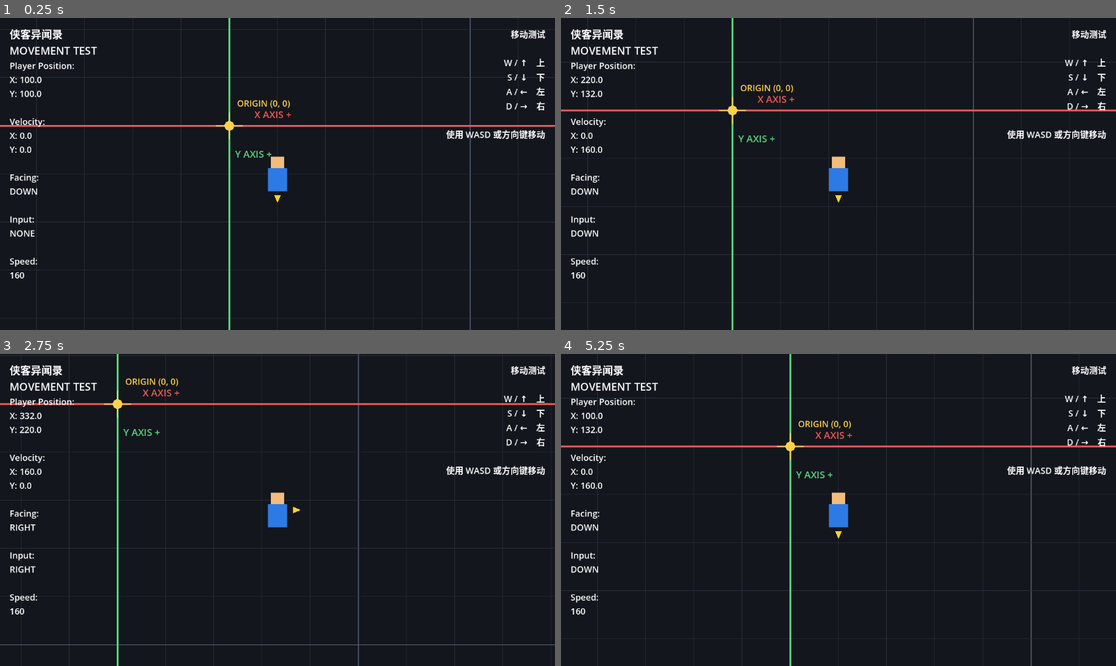
Above: before the commit, frames 1-4 (two rows, left to right).
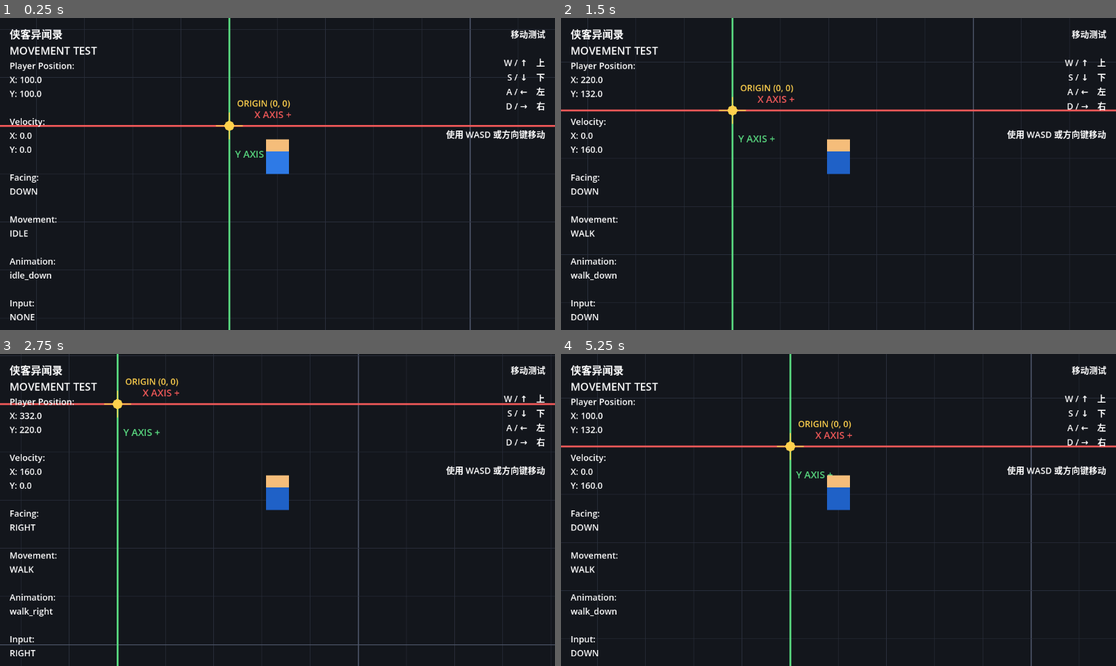
Above: after the commit, the same moments.

Repository: df1360awp/wordworld
Game: Godot game, scene res://scenes/main.tscn
The game is run twice, just before and just after one commit, with the same random seed, the same clock (stepped at 60 frames per second) and the same inputs.
Inputs:
- Up to frame 1 (0.25 s): no input
- Up to frame 2 (1.5 s): tap Enter at 0.5 s; hold D (move_right) 0.53-1.28 s; hold S (move_down) from 1.28 s (still down)
- Up to frame 3 (2.75 s): release S (move_down) at 2.03 s; hold D (move_right) from 2.03 s (still down)
- Up to frame 4 (5.25 s): release D (move_right) at 2.78 s; hold W (move_up) 2.78-3.53 s; hold A (move_left) 3.53-5.03 s; hold S (move_down) from 5.03 s (still down)

The runs differ from the first frame. In frame 1, 1.1% of the frame differs, in the area x 1-53%, y 38-97%; in frame 2, 1.2%; in frame 3, 1.2%; in frame 4, 1.2%.

Commit message:
Add four-direction player animation framework

Diff:
--- a/scenes/player/player.tscn
+++ b/scenes/player/player.tscn
@@ -1,30 +1,125 @@
-[gd_scene load_steps=3 format=3]
+[gd_scene load_steps=7 format=3]
 
 [ext_resource type="Script" path="res://scripts/player/player.gd" id="1_player"]
 
+[sub_resource type="Gradient" id="Gradient_idle"]
+offsets = PackedFloat32Array(0, 0.34, 0.35, 1)
+colors = PackedColorArray(0.96, 0.74, 0.48, 1, 0.96, 0.74, 0.48, 1, 0.18, 0.48, 0.9, 1, 0.18, 0.48, 0.9, 1)
+
+[sub_resource type="GradientTexture2D" id="GradientTexture2D_idle"]
+gradient = SubResource("Gradient_idle")
+width = 48
+height = 72
+fill_from = Vector2(0.5, 0)
+fill_to = Vector2(0.5, 1)
+
+[sub_resource type="Gradient" id="Gradient_walk_alt"]
+offsets = PackedFloat32Array(0, 0.34, 0.35, 1)
+colors = PackedColorArray(0.96, 0.74, 0.48, 1, 0.96, 0.74, 0.48, 1, 0.12, 0.38, 0.78, 1, 0.12, 0.38, 0.78, 1)
+
+[sub_resource type="GradientTexture2D" id="GradientTexture2D_walk_alt"]
+gradient = SubResource("Gradient_walk_alt")
+width = 48
+height = 72
+fill_from = Vector2(0.5, 0)
+fill_to = Vector2(0.5, 1)
+
+[sub_resource type="SpriteFrames" id="SpriteFrames_player"]
+resource_name = "PlayerSpriteFrames"
+resource_local_to_scene = true
+animations = [{
+"frames": [{
+"duration": 1.0,
+"texture": SubResource("GradientTexture2D_idle")
+}],
+"loop": true,
+"name": &"idle_down",
+"speed": 1.0
+}, {
+"frames": [{
+"duration": 1.0,
+"texture": SubResource("GradientTexture2D_idle")
+}],
+"loop": true,
+"name": &"idle_up",
+"speed": 1.0
+}, {
+"frames": [{
+"duration": 1.0,
+"texture": SubResource("GradientTexture2D_idle")
+}],
+"loop": true,
+"name": &"idle_left",
+"speed": 1.0
+}, {
+"frames": [{
+"duration": 1.0,
+"texture": SubResource("GradientTexture2D_idle")
+}],
+"loop": true,
+"name": &"idle_right",
+"speed": 1.0
+}, {
+"frames": [{
+"duration": 1.0,
+"texture": SubResource("GradientTexture2D_idle")
+}, {
+"duration": 1.0,
+"texture": SubResource("GradientTexture2D_walk_alt")
+}],
+"loop": true,
+"name": &"walk_down",
+"speed": 8.0
+}, {
+"frames": [{
+"duration": 1.0,
+"texture": SubResource("GradientTexture2D_idle")
+}, {
+"duration": 1.0,
+"texture": SubResource("GradientTexture2D_walk_alt")
+}],
+"loop": true,
+"name": &"walk_up",
+"speed": 8.0
+}, {
+"frames": [{
+"duration": 1.0,
+"texture": SubResource("GradientTexture2D_idle")
+}, {
+"duration": 1.0,
+"texture": SubResource("GradientTexture2D_walk_alt")
+}],
+"loop": true,
+"name": &"walk_left",
+"speed": 8.0
+}, {
+"frames": [{
+"duration": 1.0,
+"texture": SubResource("GradientTexture2D_idle")
+}, {
+"duration": 1.0,
+"texture": SubResource("GradientTexture2D_walk_alt")
+}],
+"loop": true,
+"name": &"walk_right",
+"speed": 8.0
+}]
+
 [sub_resource type="CapsuleShape2D" id="CapsuleShape2D_player"]
-radius = 20.0
-height = 72.0
+radius = 12.0
+height = 32.0
 
 [node name="Player" type="CharacterBody2D"]
 script = ExtResource("1_player")
 
+[node name="AnimatedSprite2D" type="AnimatedSprite2D" parent="."]
+position = Vector2(0, -36)
+sprite_frames = SubResource("SpriteFrames_player")
+animation = &"idle_down"
+
 [node name="CollisionShape2D" type="CollisionShape2D" parent="."]
+position = Vector2(0, -16)
 shape = SubResource("CapsuleShape2D_player")
-
-[node name="Body" type="Polygon2D" parent="."]
-polygon = PackedVector2Array(-20, -12, 20, -12, 20, 36, -20, 36)
-color = Color(0.18, 0.48, 0.9, 1)
-
-[node name="Head" type="Polygon2D" parent="."]
-polygon = PackedVector2Array(-14, -36, 14, -36, 14, -12, -14, -12)
-color = Color(0.96, 0.74, 0.48, 1)
-
-[node name="FacingIndicator" type="Polygon2D" parent="."]
-position = Vector2(0, 50)
-rotation = 3.14159
-polygon = PackedVector2Array(0, -10, -7, 6, 7, 6)
-color = Color(1, 0.82, 0.16, 1)
 
 [node name="Camera2D" type="Camera2D" parent="."]
 enabled = true
--- a/scripts/player/player.gd
+++ b/scripts/player/player.gd
@@ -1,55 +1,106 @@
 extends CharacterBody2D
 
 @export var move_speed: float = 160.0
+@export var walk_animation_fps: float = 8.0
 
 var last_move_direction: Vector2 = Vector2.DOWN
+var is_moving: bool = false
 
-@onready var facing_indicator: Polygon2D = $FacingIndicator
+@onready var animated_sprite: AnimatedSprite2D = $AnimatedSprite2D
+
 
 func _ready() -> void:
-	_update_facing_indicator()
+	_configure_animation_speeds()
+	_update_animation()
+
 
 func _physics_process(_delta: float) -> void:
-	var input_direction := Input.get_vector(
+	var input_direction := _get_input()
+	_update_facing(input_direction)
+	_update_movement(input_direction)
+	_update_animation()
+
+
+func _get_input() -> Vector2:
+	return Input.get_vector(
 		"move_left",
 		"move_right",
 		"move_up",
 		"move_down"
 	)
 
+
+func _update_facing(input_direction: Vector2) -> void:
+	if input_direction.is_zero_approx():
+		return
+
+	var abs_x := absf(input_direction.x)
+	var abs_y := absf(input_direction.y)
+
+	if abs_x > abs_y:
+		last_move_direction = Vector2.RIGHT if input_direction.x > 0.0 else Vector2.LEFT
+	elif abs_y > abs_x:
+		last_move_direction = Vector2.DOWN if input_direction.y > 0.0 else Vector2.UP
+	# Equal diagonal input keeps the previous facing direction.
+
+
+func _update_movement(input_direction: Vector2) -> void:
+	is_moving = not input_direction.is_zero_approx()
 	velocity = input_direction * move_speed
-
-	if not input_direction.is_zero_approx():
-		last_move_direction = _get_cardinal_direction(input_direction)
-		_update_facing_indicator()
-
 	move_and_slide()
 
-func _get_cardinal_direction(direction: Vector2) -> Vector2:
-	if absf(direction.x) >= absf(direction.y):
-		return Vector2.RIGHT if direction.x > 0.0 else Vector2.LEFT
 
-	return Vector2.DOWN if direction.y > 0.0 else Vector2.UP
+func _update_animation() -> void:
+	var target_animation := _get_target_animation()
 
-func _update_facing_indicator() -> void:
+	if animated_sprite.animation != target_animation or not animated_sprite.is_playing():
+		animated_sprite.play(target_animation)
+
+
+func _get_target_animation() -> StringName:
+	var movement_prefix := "walk" if is_moving else "idle"
+	return StringName(movement_prefix + "_" + _get_facing_suffix())
+
+
+func _get_facing_suffix() -> String:
 	if last_move_direction == Vector2.UP:
-		facing_indicator.position = Vector2(0.0, -50.0)
-		facing_indicator.rotation = 0.0
-	elif last_move_direction == Vector2.RIGHT:
-		facing_indicator.position = Vector2(38.0, 0.0)
-		facing_indicator.rotation = PI * 0.5
-	elif last_move_direction == Vector2.LEFT:
-		facing_indicator.position = Vector2(-38.0, 0.0)
-		facing_indicator.rotation = -PI * 0.5
-	else:
-		facing_indicator.position = Vector2(0.0, 50.0)
-		facing_indicator.rotation = PI
+		return "up"
+	if last_move_direction == Vector2.LEFT:
+		return "left"
+	if last_move_direction == Vector2.RIGHT:
+		return "right"
+	return "down"
+
+
+func _configure_animation_speeds() -> void:
+	var walk_animations: Array[StringName] = [
+		&"walk_down",
+		&"walk_up",
+		&"walk_left",
+		&"walk_right"
+	]
+
+	for animation_name in walk_animations:
+		if animated_sprite.sprite_frames.has_animation(animation_name):
+			animated_sprite.sprite_frames.set_animation_speed(
+				animation_name,
+				walk_animation_fps
+			)
+
 
 func get_facing_name() -> String:
 	if last_move_direction == Vector2.UP:
 		return "UP"
+	if last_move_direction == Vector2.LEFT:
+		return "LEFT"
 	if last_move_direction == Vector2.RIGHT:
 		return "RIGHT"
-	if last_move_direction == Vector2.LEFT:
-		return "LEFT"
 	return "DOWN"
+
+
+func get_movement_name() -> String:
+	return "WALK" if is_moving else "IDLE"
+
+
+func get_current_animation_name() -> String:
+	return String(animated_sprite.animation)
--- a/scripts/test/debug_hud.gd
+++ b/scripts/test/debug_hud.gd
@@ -2,6 +2,7 @@
 
 @onready var player = get_node("../Player")
 @onready var stats_label: Label = $StatsLabel
+
 
 func _process(_delta: float) -> void:
 	if not is_instance_valid(player):
@@ -22,15 +23,21 @@
 		+ "X: %.1f\n" % player.velocity.x
 		+ "Y: %.1f\n\n" % player.velocity.y
 		+ "Facing:\n%s\n\n" % player.get_facing_name()
+		+ "Movement:\n%s\n\n" % player.get_movement_name()
+		+ "Animation:\n%s\n\n" % player.get_current_animation_name()
 		+ "Input:\n%s\n\n" % _get_input_name(input_vector)
 		+ "Speed:\n%.0f" % player.move_speed
 	)
+
 
 func _get_input_name(input_vector: Vector2) -> String:
 	if input_vector.is_zero_approx():
 		return "NONE"
 
-	if absf(input_vector.x) >= absf(input_vector.y):
+	if absf(input_vector.x) > absf(input_vector.y):
 		return "RIGHT" if input_vector.x > 0.0 else "LEFT"
 
-	return "DOWN" if input_vector.y > 0.0 else "UP"
+	if absf(input_vector.y) > absf(input_vector.x):
+		return "DOWN" if input_vector.y > 0.0 else "UP"
+
+	return player.get_facing_name()
--- a/ui/debug/debug_hud.tscn
+++ b/ui/debug/debug_hud.tscn
@@ -17,11 +17,11 @@
 [node name="StatsLabel" type="Label" parent="."]
 offset_left = 20.0
 offset_top = 86.0
-offset_right = 300.0
-offset_bottom = 400.0
+offset_right = 320.0
+offset_bottom = 520.0
 mouse_filter = 2
 theme_override_font_sizes/font_size = 18
-text = "Player Position:\nX: 0\nY: 0\n\nVelocity:\nX: 0\nY: 0\n\nFacing:\nDOWN\n\nInput:\nNONE\n\nSpeed:\n160"
+text = "Player Position:\nX: 0\nY: 0\n\nVelocity:\nX: 0\nY: 0\n\nFacing:\nDOWN\n\nMovement:\nIDLE\n\nAnimation:\nidle_down\n\nInput:\nNONE\n\nSpeed:\n160"
 
 [node name="HelpLabel" type="Label" parent="."]
 offset_left = 842.0
Not shown, added: assets/characters/player/.gitkeep
